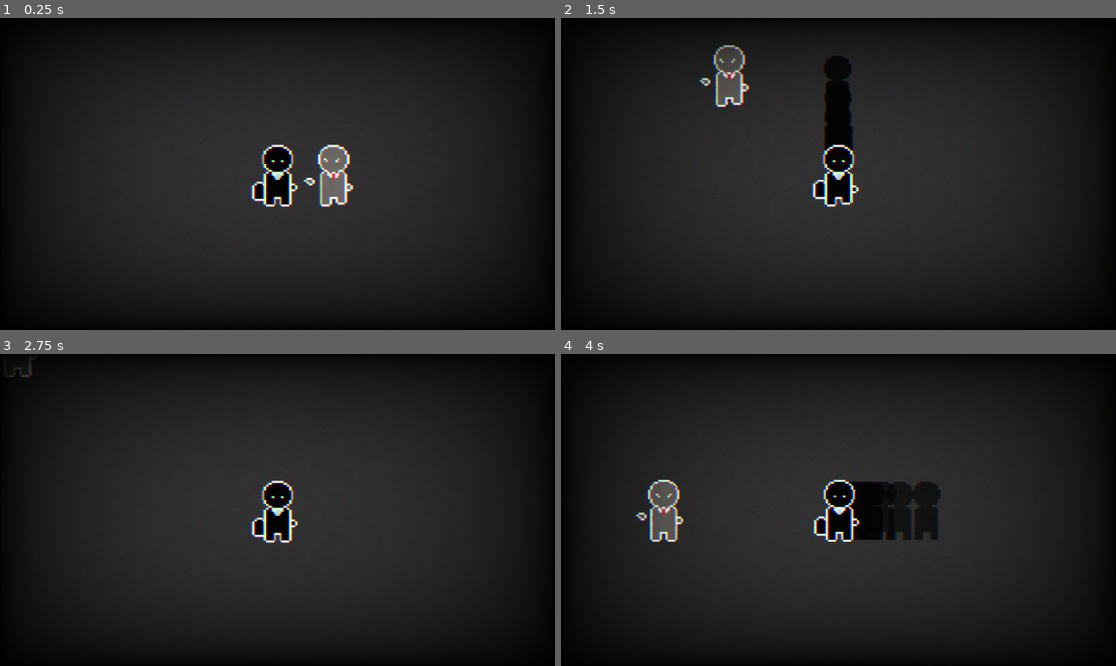
Above: before the commit, frames 1-4 (two rows, left to right).
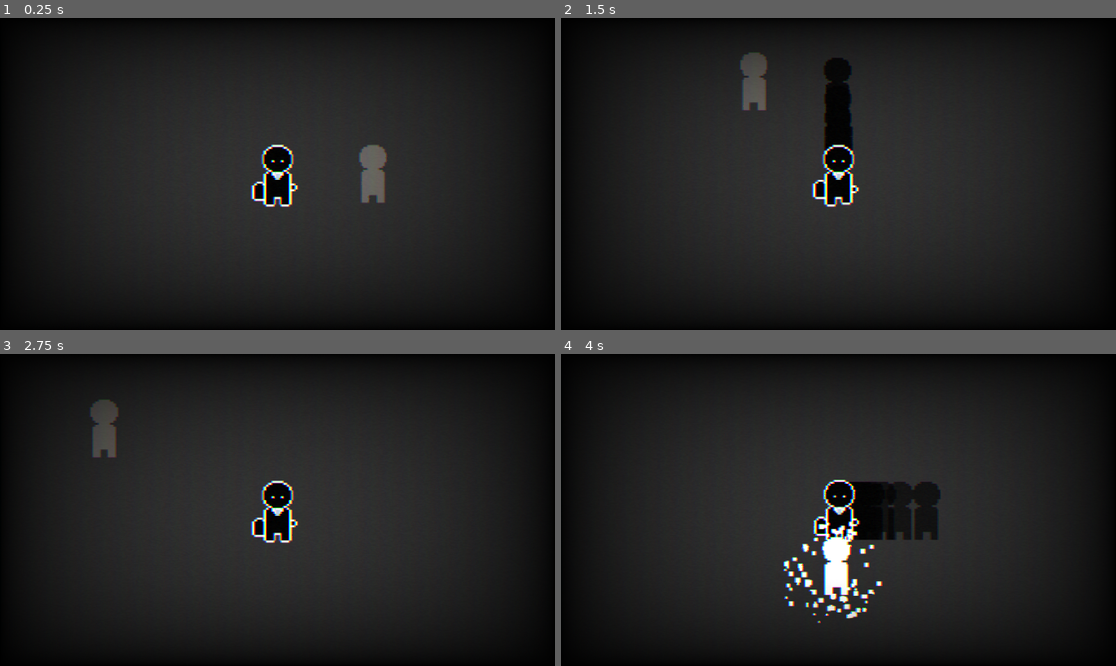
Above: after the commit, the same moments.

Repository: McGengar/Notabene
Game: Godot game, scene res://scenes/test.tscn
Two runs of this game, one before a commit and one after it. Both use one fixed random seed, a clock stepped at 60 frames per second and the inputs below. The project has no main scene, so this scene is started directly.
Inputs (mouse positions are in pixels of both pictures, inside the frame that each line leads up to):
- Up to frame 1 (0.25 s): no input
- Up to frame 2 (1.5 s): move the mouse to (960, 158) at 0.52 s; hold D (move_right) 0.53-1.28 s; click (960, 158) at 0.6 s; tap Z (dash) at 0.8, 1.35 s; move the mouse to (727, 189) at 1.27 s; hold S (move_down) from 1.28 s (still down)
- Up to frame 3 (2.75 s): click (166, 525) at 1.55 s; move the mouse to (333, 441) at 2.02 s; release S (move_down) at 2.03 s; hold D (move_right) from 2.03 s (still down); click (333, 441) at 2.1 s; tap Z (dash) at 2.3 s
- Up to frame 4 (4 s): move the mouse to (810, 572) at 2.77 s; release D (move_right) at 2.78 s; hold W (move_up) 2.78-3.53 s; tap Z (dash) at 2.85, 3.8 s; click (810, 572) at 3.05 s; move the mouse to (1005, 556) at 3.52 s; hold Left (move_left) from 3.53 s (still down); click (1005, 556) at 3.6 s

The runs differ from the first frame. In frame 1, 1.9% of the frame differs, in the area x 54-70%, y 40-61%; in frame 2, 1.8%; in frame 3, 0.9%; in frame 4, 3.0%, in the area x 13-58%, y 40-87%.

Commit message:
coooombat

Diff:
--- a/notabene/project.godot
+++ b/notabene/project.godot
@@ -13,6 +13,10 @@
 config/name="Notabene"
 config/features=PackedStringArray("4.3", "GL Compatibility")
 config/icon="res://art/icon.svg"
+
+[global_group]
+
+enemy=""
 
 [input]
 
--- /dev/null
+++ b/notabene/scenes/dummy.tscn
@@ -0,0 +1,65 @@
+[gd_scene load_steps=8 format=3 uid="uid://73wtue4uytfk"]
+
+[ext_resource type="Script" path="res://scripts/dummy.gd" id="1_2solu"]
+[ext_resource type="Texture2D" uid="uid://ckykmq3d5addl" path="res://art/files/dummy_sheet.png" id="2_5yy7e"]
+
+[sub_resource type="AtlasTexture" id="AtlasTexture_q1drp"]
+atlas = ExtResource("2_5yy7e")
+region = Rect2(0, 0, 32, 32)
+
+[sub_resource type="AtlasTexture" id="AtlasTexture_lpxdy"]
+atlas = ExtResource("2_5yy7e")
+region = Rect2(32, 0, 32, 32)
+
+[sub_resource type="SpriteFrames" id="SpriteFrames_fks8f"]
+animations = [{
+"frames": [{
+"duration": 1.0,
+"texture": SubResource("AtlasTexture_q1drp")
+}],
+"loop": true,
+"name": &"default",
+"speed": 5.0
+}, {
+"frames": [{
+"duration": 1.0,
+"texture": SubResource("AtlasTexture_lpxdy")
+}],
+"loop": true,
+"name": &"dmg",
+"speed": 5.0
+}]
+
+[sub_resource type="CapsuleShape2D" id="CapsuleShape2D_btaxl"]
+radius = 5.0
+height = 28.0
+
+[sub_resource type="Curve" id="Curve_qxqk1"]
+_data = [Vector2(0.0168539, 1), 0.0, 0.0, 0, 0, Vector2(1, 0), 0.0, 0.0, 0, 0]
+point_count = 2
+
+[node name="Dummy" type="RigidBody2D" groups=["enemy"]]
+gravity_scale = 0.0
+lock_rotation = true
+linear_damp = 10.0
+script = ExtResource("1_2solu")
+
+[node name="AnimatedSprite2D" type="AnimatedSprite2D" parent="."]
+sprite_frames = SubResource("SpriteFrames_fks8f")
+
+[node name="CollisionShape2D" type="CollisionShape2D" parent="."]
+position = Vector2(0, 1)
+shape = SubResource("CapsuleShape2D_btaxl")
+
+[node name="CPUParticles2D" type="CPUParticles2D" parent="."]
+emitting = false
+amount = 100
+lifetime = 0.5
+one_shot = true
+explosiveness = 1.0
+spread = 180.0
+gravity = Vector2(0, 50)
+initial_velocity_min = 90.91
+initial_velocity_max = 202.02
+scale_amount_max = 3.0
+scale_amount_curve = SubResource("Curve_qxqk1")
--- a/notabene/scenes/player.tscn
+++ b/notabene/scenes/player.tscn
@@ -171,8 +171,9 @@
 [sub_resource type="CircleShape2D" id="CircleShape2D_kmgw7"]
 radius = 29.0172
 
-[node name="RigidBody2D" type="RigidBody2D"]
+[node name="Player" type="RigidBody2D"]
 gravity_scale = 0.0
+lock_rotation = true
 linear_damp = 21.257
 script = ExtResource("1_qg4h0")
 movement_speed = 100.0
@@ -217,9 +218,11 @@
 
 [node name="Area2D" type="Area2D" parent="pivot/AnimatedSprite2D2"]
 position = Vector2(-13, 1)
+monitoring = false
 
 [node name="CollisionShape2D" type="CollisionShape2D" parent="pivot/AnimatedSprite2D2/Area2D"]
 position = Vector2(12, -1)
 shape = SubResource("CircleShape2D_kmgw7")
 
 [connection signal="animation_finished" from="pivot/AnimatedSprite2D2" to="." method="_on_animated_sprite_2d_2_animation_finished"]
+[connection signal="body_entered" from="pivot/AnimatedSprite2D2/Area2D" to="." method="_on_area_2d_body_entered"]
--- a/notabene/scenes/test.tscn
+++ b/notabene/scenes/test.tscn
@@ -1,8 +1,9 @@
-[gd_scene load_steps=8 format=3 uid="uid://dsxwsrtwkj2u7"]
+[gd_scene load_steps=9 format=3 uid="uid://dsxwsrtwkj2u7"]
 
 [ext_resource type="PackedScene" uid="uid://btdsg11tmwjld" path="res://scenes/player.tscn" id="1_0cwaa"]
 [ext_resource type="Shader" path="res://shaders/outline.gdshader" id="1_fwft6"]
 [ext_resource type="Texture2D" uid="uid://n3l7gea63fw4" path="res://art/files/boss_sprite_sheet.png" id="2_0teaa"]
+[ext_resource type="PackedScene" uid="uid://73wtue4uytfk" path="res://scenes/dummy.tscn" id="4_bddrb"]
 
 [sub_resource type="ShaderMaterial" id="ShaderMaterial_ekyas"]
 shader = ExtResource("1_fwft6")
@@ -37,12 +38,16 @@
 [node name="test" type="Node2D"]
 
 [node name="AnimatedSprite2D2" type="AnimatedSprite2D" parent="."]
+visible = false
 material = SubResource("ShaderMaterial_ekyas")
 position = Vector2(29, 1)
 sprite_frames = SubResource("SpriteFrames_1qcg8")
 autoplay = "default"
 frame_progress = 0.818609
 
-[node name="RigidBody2D" parent="." instance=ExtResource("1_0cwaa")]
+[node name="Player" parent="." instance=ExtResource("1_0cwaa")]
 position = Vector2(0, 1)
 movement_speed = 120.0
+
+[node name="Dummy" parent="." instance=ExtResource("4_bddrb")]
+position = Vector2(56, 0)
--- /dev/null
+++ b/notabene/scripts/dummy.gd
@@ -0,0 +1,31 @@
+extends RigidBody2D
+
+@export var movement_speed = 25
+@export var hp = 100
+var direction : Vector2
+
+@onready var player = get_node("../Player")
+
+func dealt_dmg(amount):
+	$AnimatedSprite2D.animation = "dmg"
+	hp-=amount
+	if hp<=0:
+		$CPUParticles2D.emitting= true
+		$AnimatedSprite2D.visible=false
+		collision_layer = 0
+		collision_mask = 0
+		await get_tree().create_timer(0.5).timeout
+		queue_free()
+	else:
+		$CPUParticles2D.emitting= true
+		await get_tree().create_timer(0.2).timeout
+		$AnimatedSprite2D.animation = "default"
+# Called when the node enters the scene tree for the first time.
+func _physics_process(delta):
+	#player = $"../../Player"
+	direction= Vector2.ZERO
+	if player != null:
+		direction.x = player.global_position.x -global_position.x
+		direction.y = player.global_position.y - global_position.y
+		direction = direction.normalized()
+		apply_central_force(direction*movement_speed*1000*delta)
--- a/notabene/scripts/player_movement.gd
+++ b/notabene/scripts/player_movement.gd
@@ -5,8 +5,8 @@
 @export var dash_strength = 3000.0
 @export var player_pos : Vector2
 var is_attacking = false
-var can_attack = true
-var can_dash = true
+@export var can_attack = true
+@export var can_dash = true
 
 var r_str = 10.0
 var shake_fade = 5.0
@@ -36,32 +36,37 @@
 	character_direction.y = Input.get_axis("move_up","move_down")
 	character_direction = character_direction.normalized()
 
-	if character_direction.x<0:
-		$pivot.scale.x=-1
-	else:
-		$pivot.scale.x=1
 	if Input.is_action_just_pressed("attack") and can_attack:
 		if character_direction.x<0:
+			$pivot.scale.x=-1
 			$AnimatedSprite2D.flip_h = true
 		is_attacking = true
 		can_attack = false
+		$pivot/AnimatedSprite2D2/Area2D.monitoring = true
 		camera_shake(5)
 		$pivot/AnimatedSprite2D2.visible= true
 		$AnimatedSprite2D.animation = "attack"
 		$pivot/AnimatedSprite2D2.play()
 		await get_tree().create_timer(0.25).timeout
 		$AnimatedSprite2D.flip_h = false
+		$pivot/AnimatedSprite2D2/Area2D.monitoring = false
 		is_attacking = false
 		await get_tree().create_timer(0.25).timeout
+		$pivot.scale.x=1
 		can_attack = true
 
 	if Input.is_action_just_pressed("dash") and can_dash:
 		can_dash = false
+		collision_mask = 0
+		collision_layer = 0
 		$AnimatedSprite2D/CPUParticles2D.emitting = true
 		apply_central_force(character_direction*dash_strength*1000*delta)
 		await get_tree().create_timer(0.1).timeout
 		$AnimatedSprite2D/CPUParticles2D.emitting = false
-		await get_tree().create_timer(0.4).timeout
+		await get_tree().create_timer(0.1,5).timeout
+		collision_mask = 1
+		collision_mask = 1
+		await get_tree().create_timer(0.2,5).timeout
 		can_dash = true
 
 
@@ -72,3 +77,11 @@
 		else:
 			$AnimatedSprite2D.animation = "stand"
 		apply_central_force(character_direction*movement_speed*1000*delta)
+
+
+
+
+
+func _on_area_2d_body_entered(body):
+	if body.is_in_group("enemy"):
+		body.dealt_dmg(10)
Binary file added: notabene/art/files/dummy_sheet.png
Not shown, added: notabene/art/files/dummy_sheet.png.import
Binary file added: notabene/art/files/metro_sprite.aseprite
